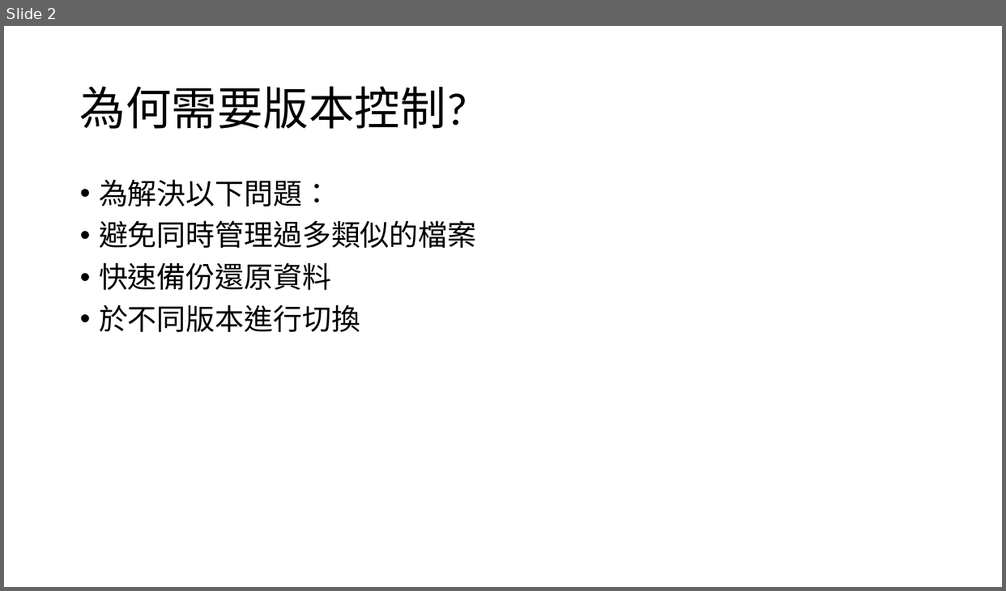
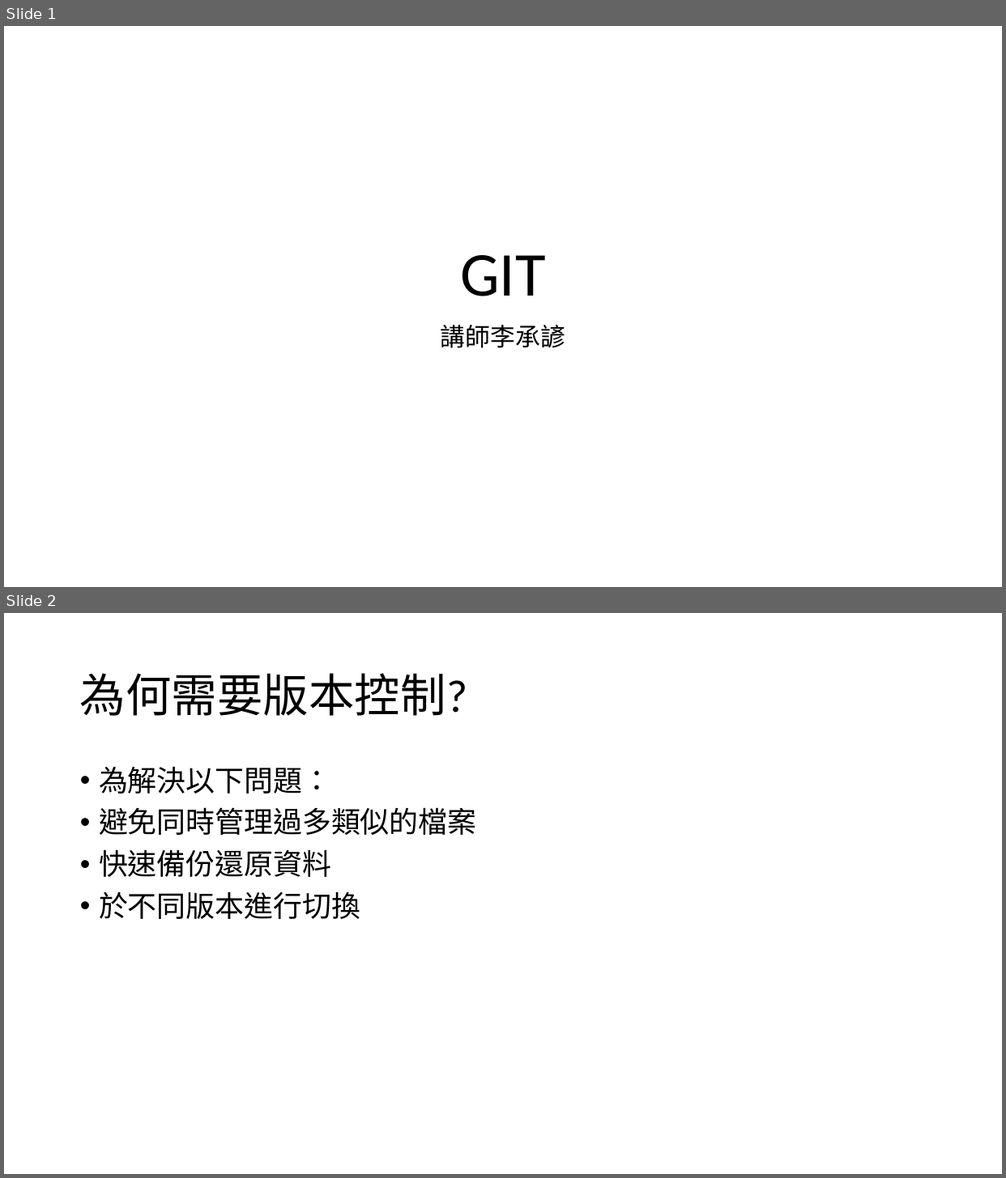
Before and after one commit to choco2001/ppt, a slide deck: test.pptx. Shown one above the other, each under a label of ours: slide 2 before the commit, slides 1 and 2 after it. The pictures are 1006x591 and 1006x1178 pixels, drawn with LibreOffice and Linux fonts; fonts in the diff are those of the drawing. Boxes give left, top, right and bottom in pixels: in the first picture for what was removed or moved away, otherwise in the second. Text is boxed around its words. In the diff, an @@ line names an element or a change of style, - is before the commit and + after.

```diff
--- a/test.pptx
+++ b/test.pptx
@@ slide 1 added at (x1=4, y1=26, x2=1002, y2=587), background #FFFFFF @@
@@ title added at (x1=460, y1=255, x2=545, y2=297), 60 pt, text #000000 @@
+GIT
@@ subtitle added at (x1=441, y1=325, x2=565, y2=348), 24 pt, text #000000 @@
+講師李承諺
```
Also in this commit, not shown: 1 slide removed.
